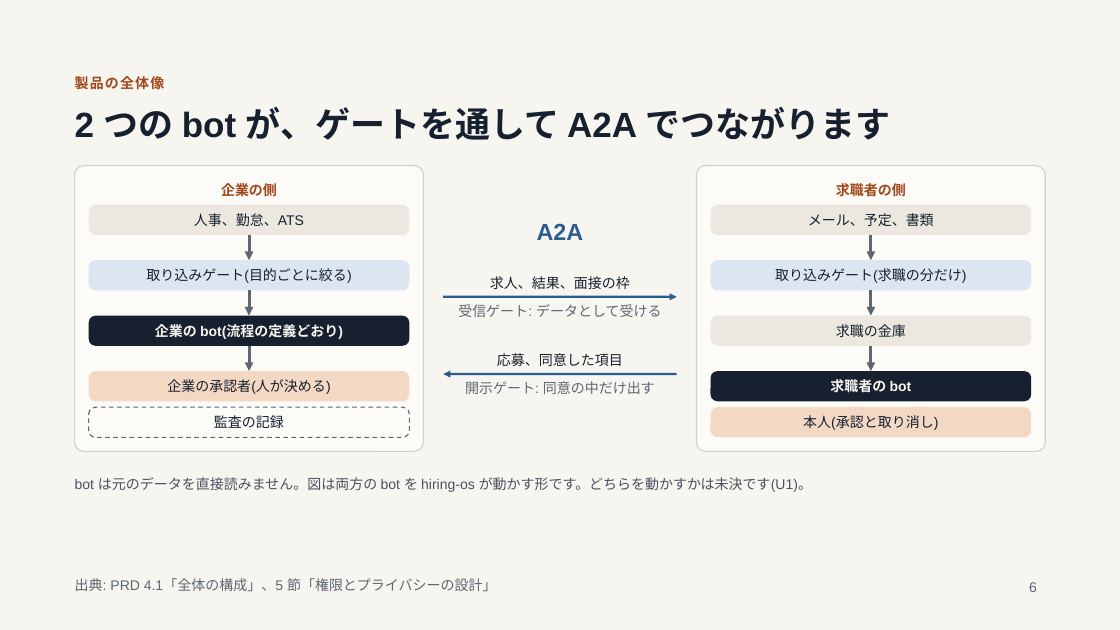
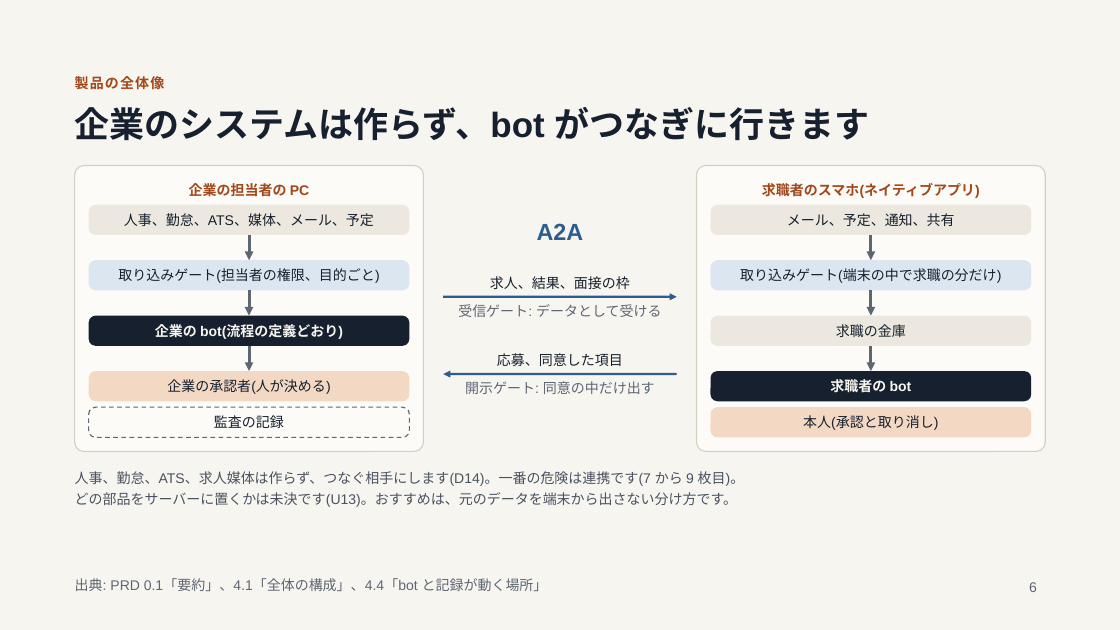
Before and after one commit to jyoka/hiring-os, a slide deck: slide 6 of docs/pitch/pitch.pptx. Drawn at 1120x630 pixels with LibreOffice and Linux fonts; fonts in the diff are those of the drawing. Boxes give left, top, right and bottom in pixels: in the first picture for what was removed or moved away, otherwise in the second. Text is boxed around its words. In the diff, an @@ line names an element or a change of style, - is before the commit and + after.

Commit message:
task 439: 採用プロダクト: 連携の戦略と収益の形を調べ、PRD とピッチを直す

```diff
--- a/docs/pitch/pitch.pptx
+++ b/docs/pitch/pitch.pptx
@@ title at (x1=75, y1=107, x2=870, y2=141): text changed @@
-2 つの bot が、ゲートを通して A2A でつながります
+企業のシステムは作らず、bot がつなぎに行きます
@@ text at (x1=189, y1=183, x2=309, y2=197): text changed @@
-企業の側
+企業の担当者の PC
@@ text at (x1=762, y1=183, x2=980, y2=198): text changed @@
-求職者の側
+求職者のスマホ(ネイティブアプリ)
@@ text in rounded rectangle at (x1=124, y1=213, x2=374, y2=226): text changed @@
-人事、勤怠、ATS
+人事、勤怠、ATS、媒体、メール、予定
@@ text in rounded rectangle at (x1=787, y1=213, x2=955, y2=226): text changed @@
-メール、予定、書類
+メール、予定、通知、共有
@@ text in rounded rectangle at (x1=118, y1=268, x2=379, y2=283): text changed @@
-取り込みゲート(目的ごとに絞る)
+取り込みゲート(担当者の権限、目的ごと)
@@ text in rounded rectangle at (x1=740, y1=268, x2=1001, y2=283): text changed @@
-取り込みゲート(求職の分だけ)
+取り込みゲート(端末の中で求職の分だけ)
@@ text at (x1=75, y1=471, x2=745, y2=507): text changed @@
-bot は元のデータを直接読みません。図は両方の bot を hiring-os が動かす形です。どちらを動かすかは未決です(U1)。
+人事、勤怠、ATS、求人媒体は作らず、つなぐ相手にします(D14)。一番の危険は連携です(7 から 9 枚目)。
+どの部品をサーバーに置くかは未決です(U13)。おすすめは、元のデータを端末から出さない分け方です。
@@ text at (x1=75, y1=578, x2=548, y2=591): text changed @@
-出典: PRD 4.1「全体の構成」、5 節「権限とプライバシーの設計」
+出典: PRD 0.1「要約」、4.1「全体の構成」、4.4「bot と記録が動く場所」
```
Also in this commit, not shown: 11 other slides changed, 6 slides added, 3 other files.
